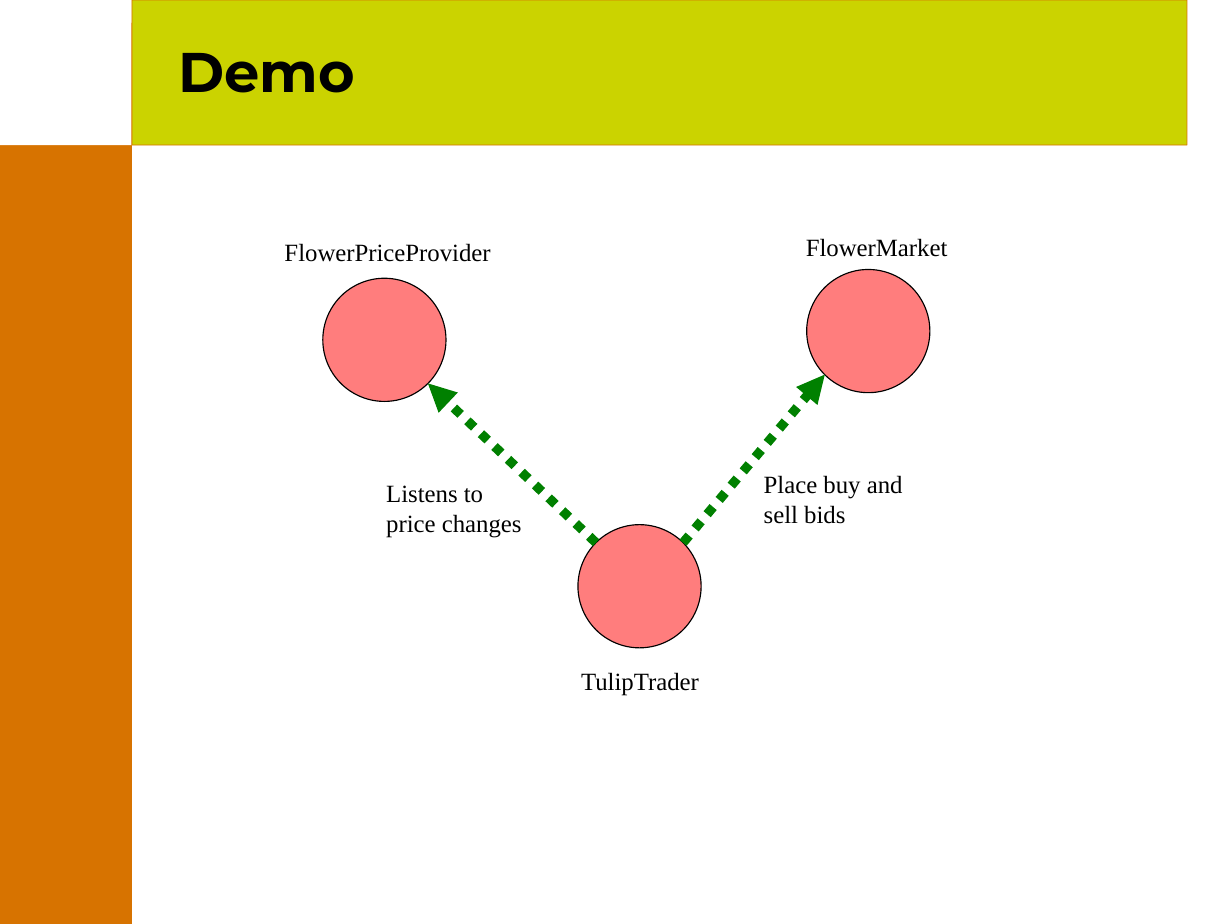
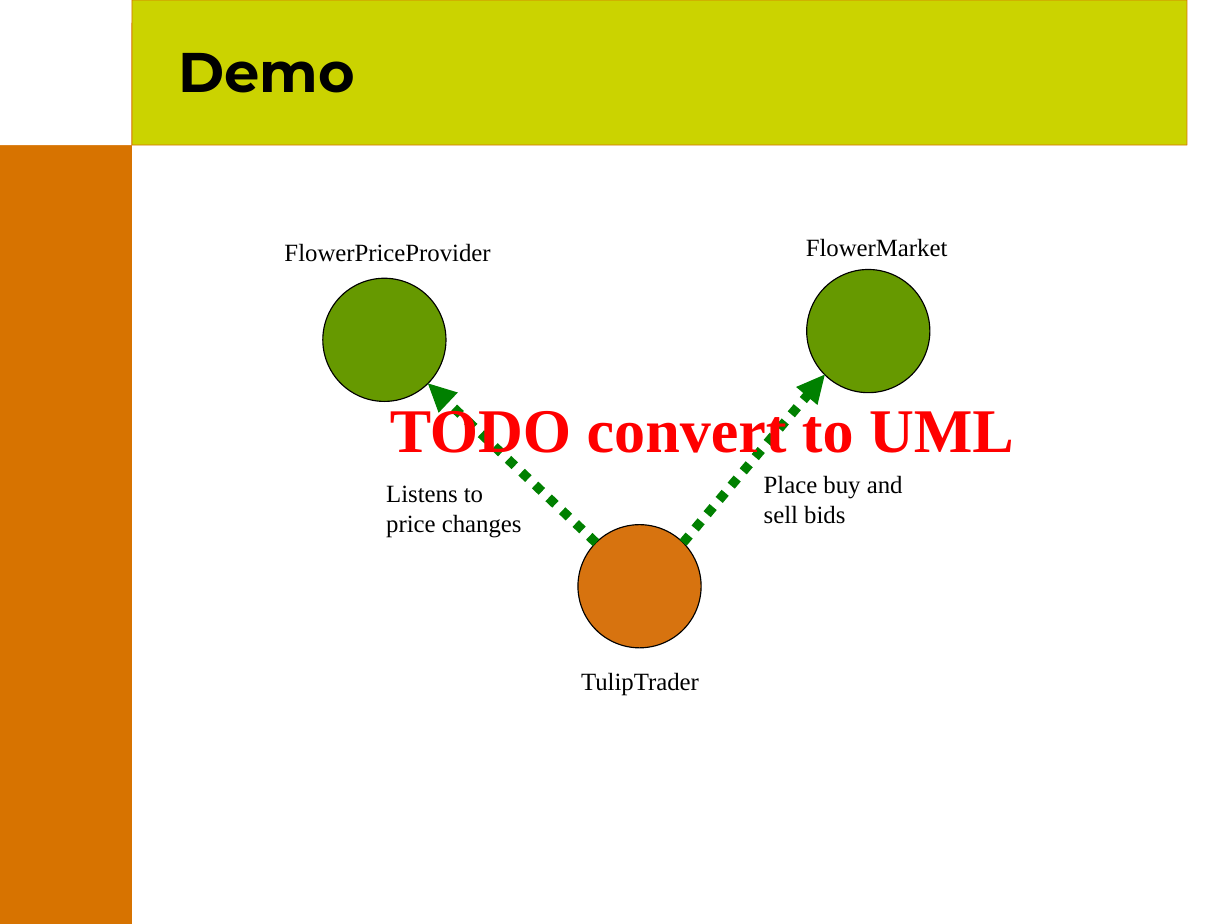
Before and after one commit to joehni/PicoContainer1-CVS, a slide deck: slide 20 of site/presentations/PicoContainer.ppt (slide 26 before the commit). Drawn at 1232x924 pixels with LibreOffice and Linux fonts; fonts in the diff are those of the drawing; background and template pictures are left out. Boxes give left, top, right and bottom in pixels: in the first picture for what was removed or moved away, otherwise in the second. Text is boxed around its words. In the diff, an @@ line names an element or a change of style, - is before the commit and + after.

```diff
--- a/site/presentations/PicoContainer.ppt
+++ b/site/presentations/PicoContainer.ppt
@@ ellipse at (x1=807, y1=269, x2=930, y2=392): fill #FF7D7D to #669900 @@
@@ ellipse at (x1=323, y1=278, x2=446, y2=401): fill #FF7D7D to #669900 @@
@@ text added at (x1=390, y1=404, x2=1014, y2=465), 40 pt, text #FF0000, bold @@
+TODO convert to UML
@@ ellipse at (x1=578, y1=524, x2=701, y2=647): fill #FF7D7D to #D7730F @@
```
Also in this commit, not shown: 14 other slides changed, 4 slides added, 7 slides removed.
